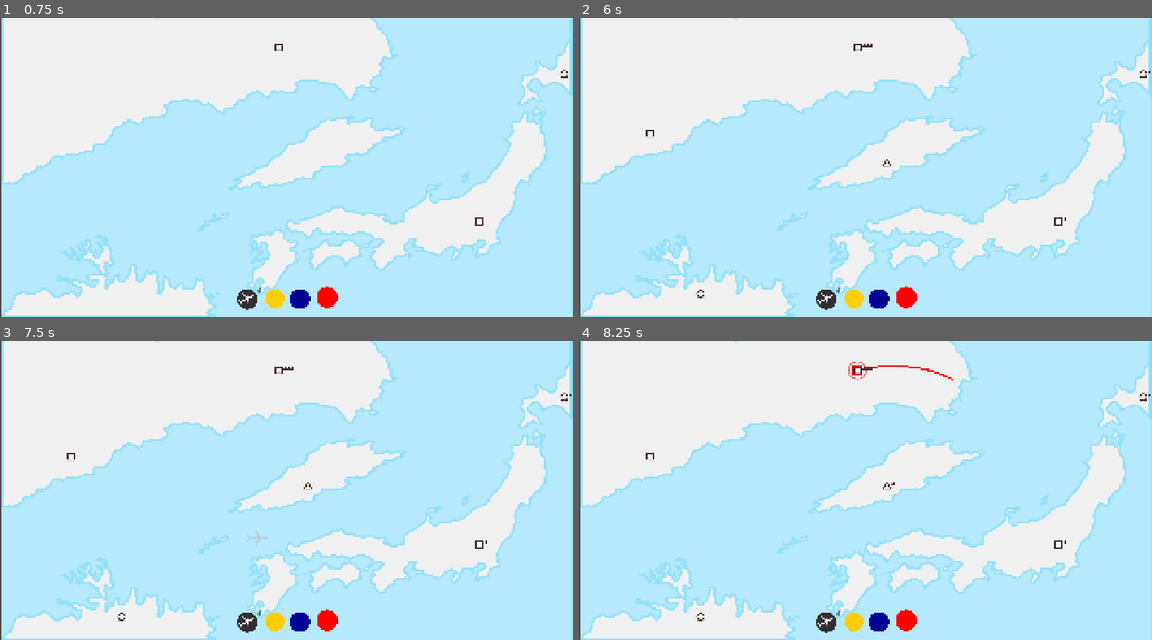
Above: before the commit, frames 1-4 (two rows, left to right).
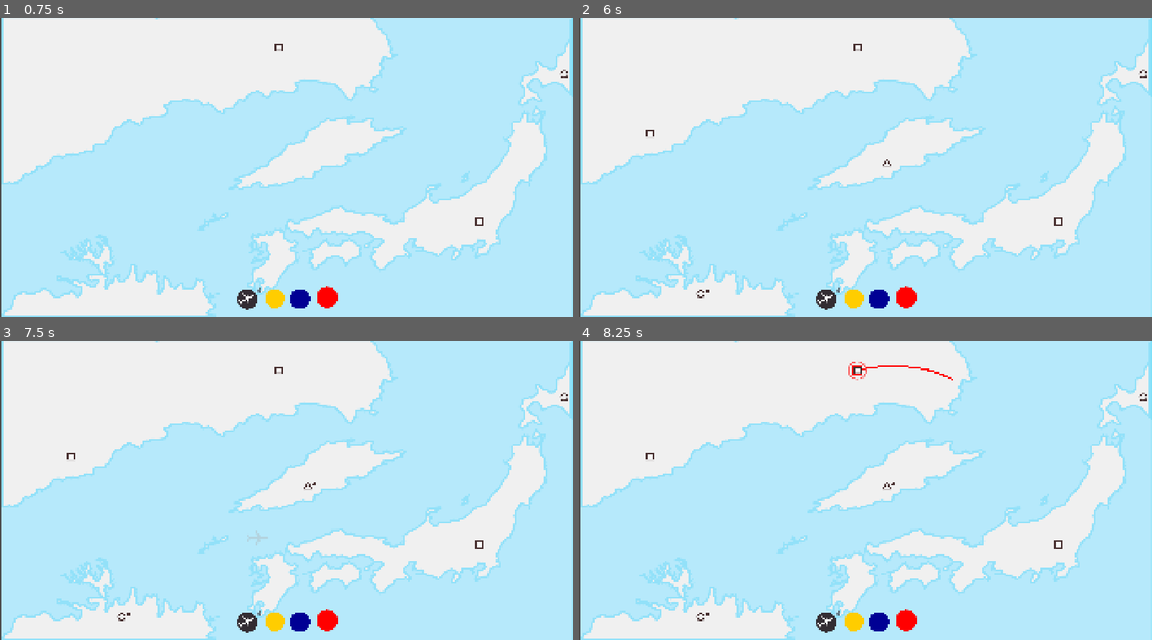
Above: after the commit, the same moments.

Repository: top-it-090304/Holding-Pattern
Game: Godot game, scene res://scene/Main.tscn
The game is run twice, just before and just after one commit, with the same random seed, the same clock (stepped at 60 frames per second) and the same inputs.
Inputs (mouse positions are in pixels of both pictures, inside the frame that each line leads up to):
- Up to frame 1 (0.75 s): click (275, 299) at 0.5 s
- Up to frame 2 (6 s): click (876, 299) at 1.25 s; click (905, 296) at 2 s; click (854, 299) at 2.75 s; click (876, 299) at 3.5 s; click (905, 296) at 4.25 s; click (854, 299) at 5 s; click (876, 299) at 5.75 s
- Up to frame 3 (7.5 s): click (326, 619) at 6.5 s; tap Enter at 7.25 s; drag from (246, 622) to (280, 370) at 7.27 s
- Up to frame 4 (8.25 s): tap Space at 8 s; drag from (859, 370) to (1140, 397) at 8.02 s

Frame 1 is identical in both runs. In frame 2, less than 0.1% of the frame differs, in the area x 22-100%, y 8-92%; in frame 3, less than 0.1%; in frame 4, less than 0.1%.

Commit message:
feat: Add logic passengers

Diff:
--- a/scripts/Airport.gd
+++ b/scripts/Airport.gd
@@ -108,10 +108,10 @@
 
 func _draw_passengers():
 	var start_pos = Vector2(22, -8)
-	var spacing = 12
+	var spacing = 13
 	var max_in_row = 7
 	var passenger_color = Color(0.282, 0.188, 0.188, 1.0)
-	var p_size = 5.5
+	var p_size = 5.8
 
 
 	for i in range(passengers.size()):
@@ -124,11 +124,13 @@
 		if i == 6:
 			start_pos = Vector2(23, -4)
 			pos = start_pos + Vector2(col * spacing, row * spacing)
+			passenger_color = Color(0.282, 0.188, 0.188, 0.863)
 
 		if i > 6:
 			start_pos = Vector2(10, -4)
 			revers_col = (max_in_row - 1) - col
 			pos = start_pos + Vector2(revers_col * spacing, row * spacing)
+			passenger_color = Color(0.282, 0.188, 0.188, 0.737)
 
 		if i < 6:
 			start_pos = Vector2(22, -8)
@@ -151,6 +153,3 @@
 					pos + Vector2(-p_size * 1.1, p_size)
 				])
 				draw_colored_polygon(points, passenger_color)
-
-func remove_passenger():
-	pass
--- a/scripts/GameData.gd
+++ b/scripts/GameData.gd
@@ -23,6 +23,10 @@
 	"red_routes" : [],
 	"red_airports" : [],
 	"red_planes" : [],
+
+	"yellow_shapes" : [],
+	"blue_shapes" : [],
+	"red_shapes" : []
 }
 
 var color_values = {
--- a/scripts/Main.gd
+++ b/scripts/Main.gd
@@ -27,7 +27,7 @@
 		spawn_airport()
 
 	var passenger_timer = Timer.new()
-	passenger_timer.wait_time = 1.0 # Каждые 3 секунды появляется пассажир
+	passenger_timer.wait_time = 3.0 ## интервал 3 секунды
 	passenger_timer.autostart = true
 	passenger_timer.timeout.connect(_on_passenger_timer_timeout)
 	add_child(passenger_timer)
@@ -105,10 +105,10 @@
 	var airports = get_tree().get_nodes_in_group("airports")
 	if airports.is_empty(): return
 
-	# Выбираем случайную станцию
+	## случайная станция
 	var random_airport = airports.pick_random()
 
-	# Спавним на ней пассажира
+	## cпавним пассажира
 	random_airport.spawn_passenger()
 
 ## кнопки
--- a/scripts/Plane.gd
+++ b/scripts/Plane.gd
@@ -6,6 +6,9 @@
 var current_speed: float = 0.0
 var forward: bool = true
 var color: String
+
+var cargo: Array = []
+var max_seats: int = 6
 
 func setup_with_route(route_data: Dictionary, start_t: float = 0.0):
 	current_route = route_data
@@ -74,6 +77,9 @@
 func switch_to_next_route(arrived_at_end: bool):
 	var arrived_airport = current_route["end_airport"] if arrived_at_end else current_route["start_airport"]
 
+	_upload_passenger(arrived_airport)
+	_load_passenger(arrived_airport)
+
 	var next_route = null
 	for route_data_item in GameData.lines_data[color + "_routes"]:
 		if route_data_item != current_route:
@@ -84,7 +90,6 @@
 	## остановка
 	set_process(false)
 	current_speed = 0.0
-	await get_tree().create_timer(0.8).timeout
 
 	if next_route == null:
 		forward = !forward
@@ -99,3 +104,37 @@
 
 	start_plane(3.5)
 	set_process(true)
+
+
+
+func _upload_passenger(airport):
+	var in_cargo_size = cargo.size()
+	cargo = cargo.filter(func(p_shape): return p_shape != airport.my_shape)
+
+	if cargo.size() < in_cargo_size:
+		print("пассажир перевезен")
+		queue_redraw()
+
+func _load_passenger(airport):
+	if cargo.size() >= max_seats:
+		return
+
+
+	var line_shapes = GameData.lines_data[color + "_shapes"]
+
+	var i = 0
+	while (i < airport.passengers.size()) and (cargo.size() < max_seats):
+		var p_shape = airport.passengers[i]
+
+		if p_shape in line_shapes:
+			cargo.append(p_shape)
+			airport.passengers.remove_at(i)
+			print("пассажир взят")
+			await get_tree().create_timer(0.4).timeout
+			print(cargo.size())
+		else:
+			i += 1
+
+	if cargo.size() > 0:
+		airport.queue_redraw()
+		queue_redraw()
--- a/scripts/Route.gd
+++ b/scripts/Route.gd
@@ -40,6 +40,16 @@
 
 	var color_name = lines_data["current color"]
 
+	var shapes_list = GameData.lines_data[color_name + "_shapes"]
+
+	if not airport_a.my_shape in shapes_list:
+		print("+ точка")
+		shapes_list.append(airport_a.my_shape)
+
+	if not airport_b.my_shape in shapes_list:
+		print("+ точка")
+		shapes_list.append(airport_b.my_shape)
+
 	route_data = {
 		"curve" = curve,
 		"start_airport" = airport_a,
